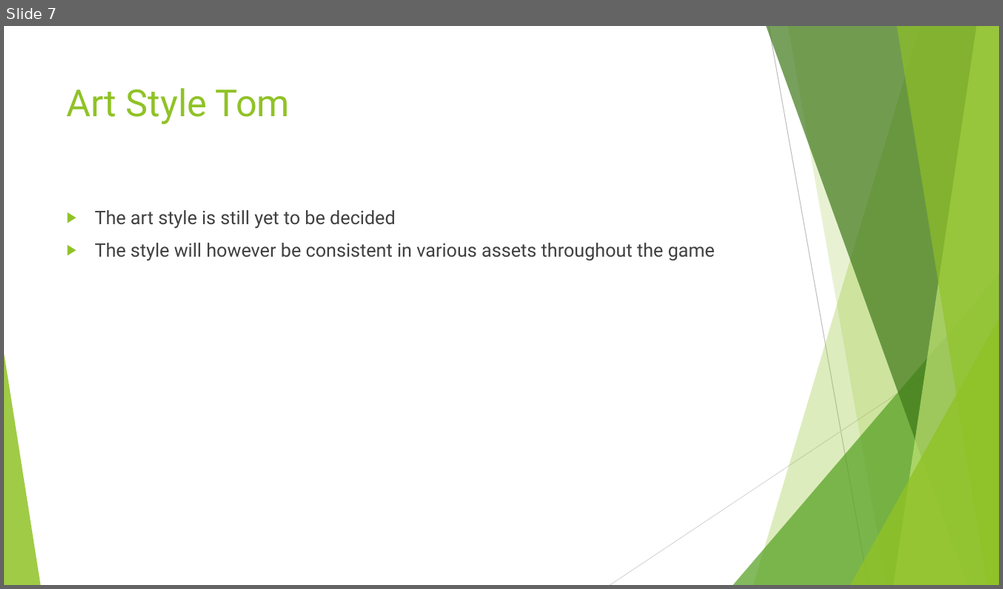
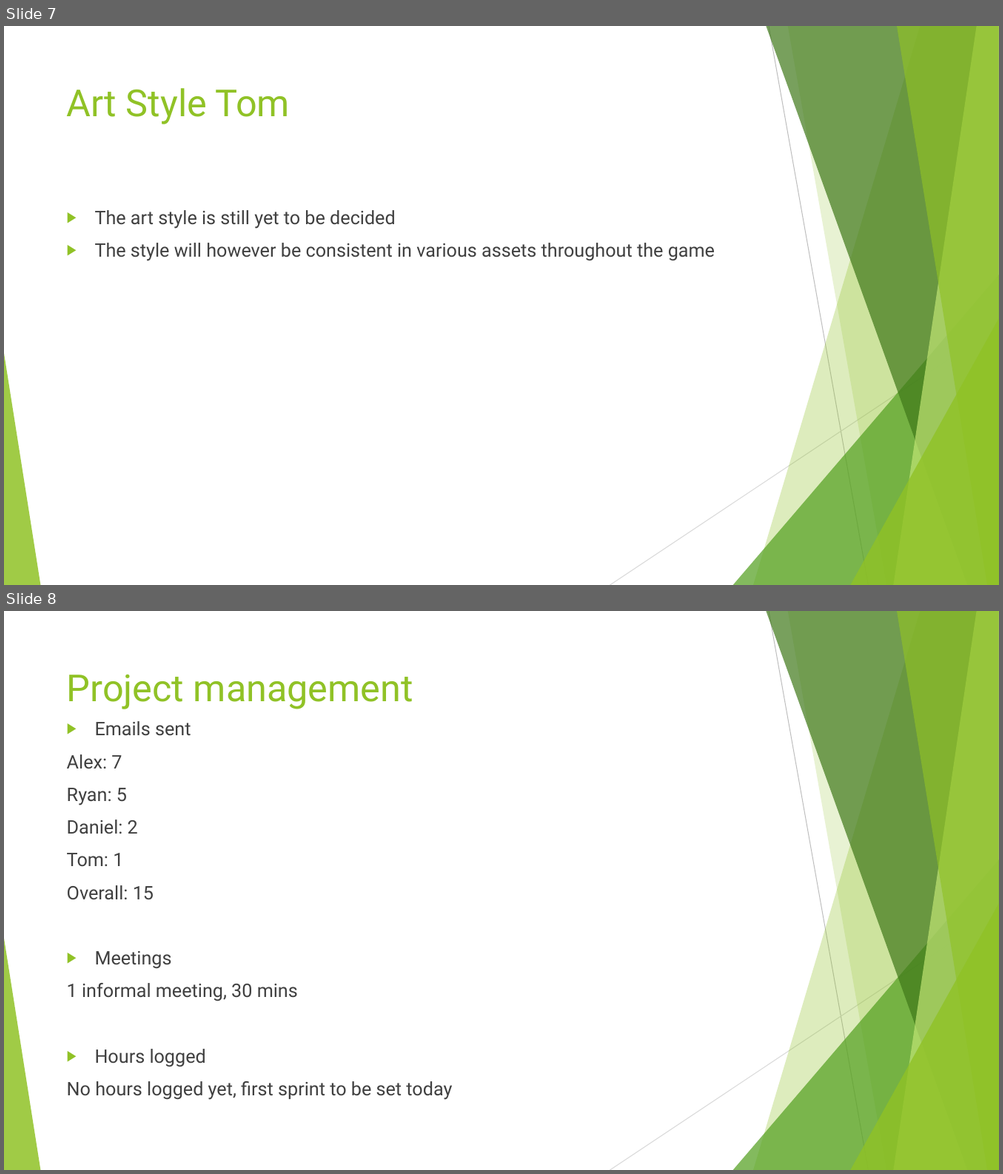
Before and after one commit to UoSGamesGroups/first-semester-l4-5-group-14, a slide deck: Group 14.pptx. Shown one above the other, each under a label of ours: slide 7 before the commit, slides 7 and 8 after it. The pictures are 1003x589 and 1003x1174 pixels, drawn with LibreOffice and Linux fonts; fonts in the diff are those of the drawing. Boxes give left, top, right and bottom in pixels: in the first picture for what was removed or moved away, otherwise in the second. Text is boxed around its words. In the diff, an @@ line names an element or a change of style, - is before the commit and + after.

Commit message:
Added project management slide
Updated my slide and added slide with emails sent and general admin.

```diff
--- a/Group 14.pptx
+++ b/Group 14.pptx
@@ slide 8 added at box(4, 611, 999, 1170), background #FFFFFF; not listed: 10 template elements that a slide beside it also shows @@
@@ title added at box(67, 674, 413, 709), 36 pt, text #90C226 @@
+Project management
@@ text added at box(67, 721, 452, 1100), 18 pt, text #404040 @@
+▶ Emails sent
+Alex: 7
+Ryan: 5
+Daniel: 2
+Tom: 1
+Overall: 15
+▶ Meetings
+1 informal meeting, 30 mins
+▶ Hours logged
+No hours logged yet, first sprint to be set today
```
Also in this commit, not shown: 2 slides changed.
